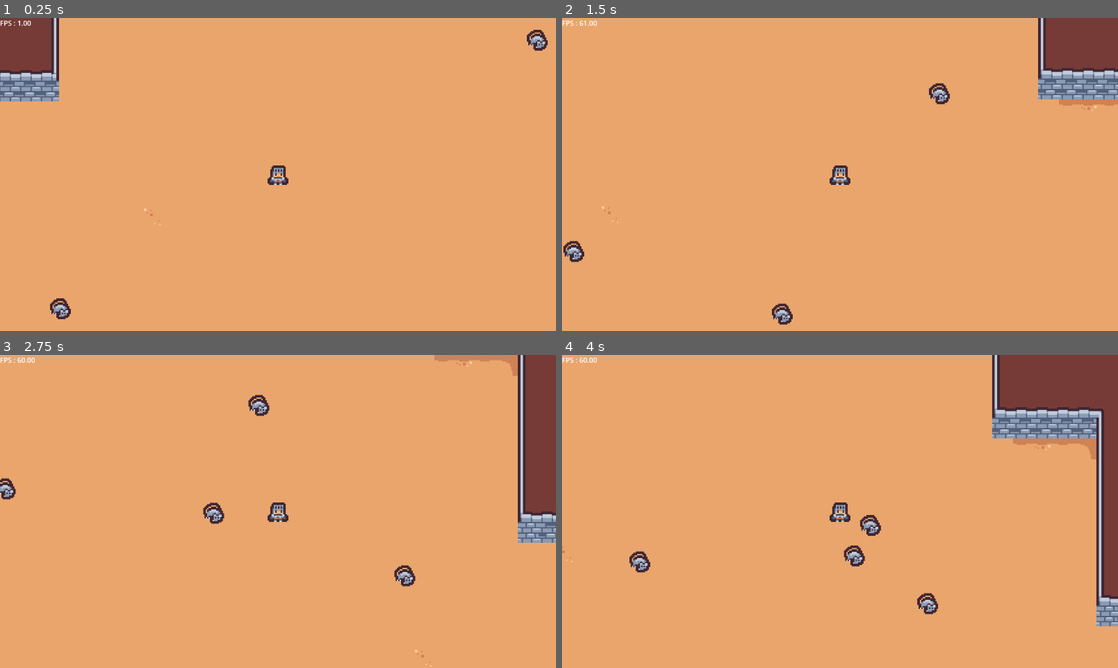
Above: before the commit, frames 1-4 (two rows, left to right).
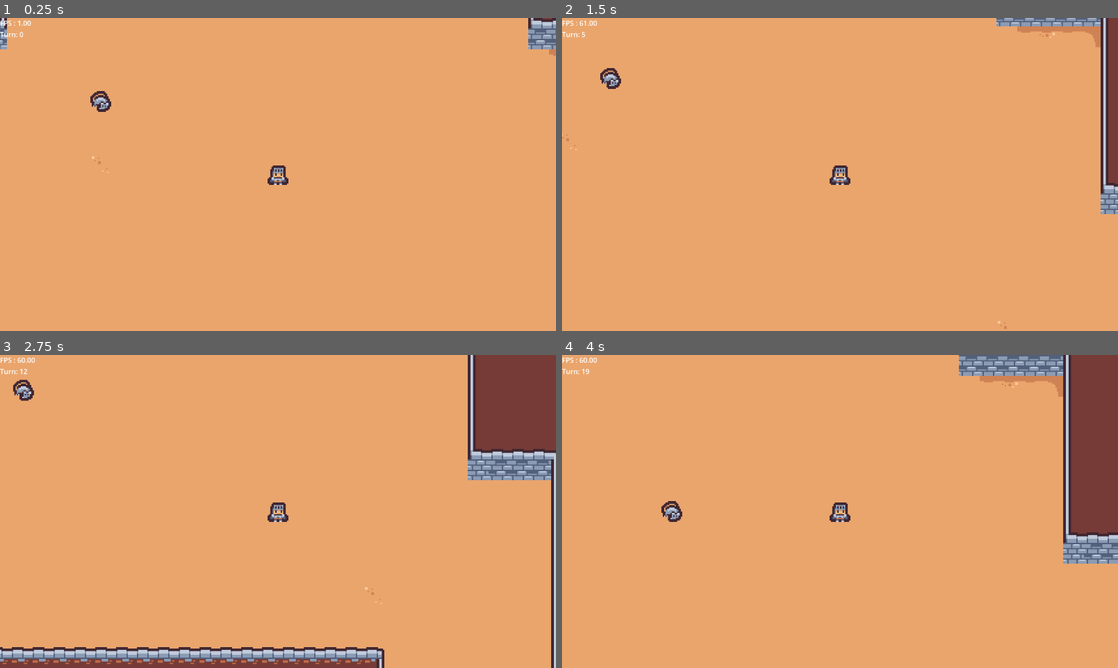
Above: after the commit, the same moments.

Repository: andarms/turn_base_tdb
Game: Godot game, scene res://main.tscn
Same seed, same stepped clock (60 frames per second), same inputs: the game is played once before the commit and once after it.
Inputs:
- Up to frame 1 (0.25 s): no input
- Up to frame 2 (1.5 s): hold Right (right) 0.53-1.28 s; hold Down (down) from 1.28 s (still down)
- Up to frame 3 (2.75 s): release Down (down) at 2.03 s; hold Right (right) from 2.03 s (still down)
- Up to frame 4 (4 s): release Right (right) at 2.78 s; hold Up (up) 2.78-3.53 s; hold Left (left) from 3.53 s (still down)

The runs differ from the first frame. In frame 1, 3.7% of the frame differs, in the area x 0-100%, y 0-97%; in frame 2, 5.8%; in frame 3, 12%, in the area x 0-100%, y 0-100%; in frame 4, 9.9%.

Commit message:
turn mananger

Diff:
--- a/main.tscn
+++ b/main.tscn
@@ -1,9 +1,14 @@
-[gd_scene load_steps=5 format=3 uid="uid://ccyfkp54sosas"]
+[gd_scene load_steps=8 format=3 uid="uid://ccyfkp54sosas"]
 
 [ext_resource type="PackedScene" uid="uid://jvlxsi4bic1l" path="res://src/entities/player/player.tscn" id="2_hiq2x"]
 [ext_resource type="TileSet" uid="uid://yor0f3hx1010" path="res://tiny_dunguon_tileset.tres" id="2_m7qcl"]
 [ext_resource type="Script" path="res://src/debug/fps.gd" id="4_8rjxf"]
-[ext_resource type="PackedScene" uid="uid://do0d53gt66oah" path="res://src/entities/enemies/enemy.tscn" id="4_aaqsi"]
+[ext_resource type="Script" path="res://src/components/damage.gd" id="5_fo6ru"]
+[ext_resource type="Script" path="res://src/components/hitbox.gd" id="5_o6aha"]
+[ext_resource type="PackedScene" uid="uid://do0d53gt66oah" path="res://src/entities/enemies/enemy.tscn" id="6_5808j"]
+
+[sub_resource type="RectangleShape2D" id="RectangleShape2D_qpiij"]
+size = Vector2(16, 16)
 
 [node name="Node2D" type="Node2D"]
 
@@ -13,24 +18,13 @@
 layer_0/tile_data = PackedInt32Array(-65552, 131072, 1, -16, 0, 4, 65520, 0, 4, 131056, 0, 4, 196592, 0, 4, 262128, 0,  …(17312 unchanged characters)…
 
 [node name="Player" parent="." instance=ExtResource("2_hiq2x")]
+position = Vector2(80, 80)
 
-[node name="PlayerMovement" parent="Player" index="2" node_paths=PackedStringArray("map")]
+[node name="PlayerMovement" parent="Player" index="1" node_paths=PackedStringArray("map")]
 map = NodePath("../../TileMap")
 
 [node name="Camera2D" type="Camera2D" parent="Player"]
 zoom = Vector2(3, 3)
-
-[node name="Enemy" parent="." instance=ExtResource("4_aaqsi")]
-position = Vector2(-136, 152)
-
-[node name="Enemy2" parent="." instance=ExtResource("4_aaqsi")]
-position = Vector2(120, 200)
-
-[node name="Enemy3" parent="." instance=ExtResource("4_aaqsi")]
-position = Vector2(360, 248)
-
-[node name="Enemy4" parent="." instance=ExtResource("4_aaqsi")]
-position = Vector2(248, -72)
 
 [node name="CanvasLayer" type="CanvasLayer" parent="."]
 
@@ -39,4 +33,19 @@
 offset_bottom = 23.0
 script = ExtResource("4_8rjxf")
 
+[node name="HitBox" type="Area2D" parent="." node_paths=PackedStringArray("damage")]
+position = Vector2(8, 24)
+script = ExtResource("5_o6aha")
+damage = NodePath("../Damage")
+
+[node name="CollisionShape2D" type="CollisionShape2D" parent="HitBox"]
+shape = SubResource("RectangleShape2D_qpiij")
+
+[node name="Damage" type="Node" parent="."]
+script = ExtResource("5_fo6ru")
+amount = 10
+
+[node name="Enemy" parent="." instance=ExtResource("6_5808j")]
+position = Vector2(-56, 24)
+
 [editable path="Player"]
--- a/project.godot
+++ b/project.godot
@@ -19,6 +19,8 @@
 [autoload]
 
 WorldState="*res://src/managers/world_state.gd"
+AssetsReferences="*res://src/managers/assets_references.gd"
+TurnManager="*res://src/managers/turn_manager.gd"
 
 [display]
 
--- a/src/ai/core/nodes/agent.gd
+++ b/src/ai/core/nodes/agent.gd
@@ -2,19 +2,19 @@
 class_name Agent extends HTNP
 
 var percents: Dictionary = {Percents.FOOD_LOCATION: [Vector2i(20, 15)]}
-# Percents.TARGET: Vector2i(19, 3)
 @export var planner: Planner
 
 var plan: Array[Action] = []
 var current_action: Action = null
 
 
+func _ready() -> void:
+	TurnManager.next_turn.connect(on_next_turn)
+
+
 func _process(delta: float) -> void:
-	if not current_action and plan.is_empty():
-		plan = get_new_plan()
 	if not current_action:
-		current_action = plan.pop_front()
-		current_action.setup(percents)
+		return
 	var valid = current_action.validate_preconditions(percents)
 	if not valid:
 		return
@@ -31,6 +31,14 @@
 			return
 
 
+func on_next_turn() -> void:
+	if not current_action and plan.is_empty():
+		plan = get_new_plan()
+	if not current_action:
+		current_action = plan.pop_front()
+		current_action.setup(percents)
+
+
 ## There are three conditions that will force the planner to find a new plan:
 ## 1. The agent finishes or fails the current plan
 ## 2. The agent does not have a plan
--- /dev/null
+++ b/src/components/damage.gd
@@ -0,0 +1,15 @@
+class_name Damage extends Node
+
+@export var amount: int = 0
+
+
+func calcaulate_damage() -> Array[int]:
+	var calculated = amount
+	var critial = randi() % 100
+	if is_critical(critial):
+		calculated *= 2
+	return [calculated, critial]
+
+
+func is_critical(critical: int) -> bool:
+	return critical < 10
--- /dev/null
+++ b/src/components/damage_indicator/damage_indicator.gd
@@ -0,0 +1,5 @@
+class_name DamageIndicator extends Node2D
+
+
+func set_damage(damage: int):
+	$Label.text = str(damage)
--- /dev/null
+++ b/src/components/damage_indicator/damage_indicator.tscn
@@ -0,0 +1,93 @@
+[gd_scene load_steps=5 format=3 uid="uid://bph1blsfbmjex"]
+
+[ext_resource type="Script" path="res://src/components/damage_indicator/damage_indicator.gd" id="1_sxrha"]
+
+[sub_resource type="Animation" id="Animation_b5nij"]
+length = 0.001
+tracks/0/type = "value"
+tracks/0/imported = false
+tracks/0/enabled = true
+tracks/0/path = NodePath(".:scale")
+tracks/0/interp = 1
+tracks/0/loop_wrap = true
+tracks/0/keys = {
+"times": PackedFloat32Array(0),
+"transitions": PackedFloat32Array(1),
+"update": 0,
+"values": [Vector2(1, 1)]
+}
+tracks/1/type = "value"
+tracks/1/imported = false
+tracks/1/enabled = true
+tracks/1/path = NodePath(".:modulate")
+tracks/1/interp = 1
+tracks/1/loop_wrap = true
+tracks/1/keys = {
+"times": PackedFloat32Array(0),
+"transitions": PackedFloat32Array(1),
+"update": 0,
+"values": [Color(1, 1, 1, 1)]
+}
+
+[sub_resource type="Animation" id="Animation_xi6si"]
+resource_name = "show_damage"
+tracks/0/type = "method"
+tracks/0/imported = false
+tracks/0/enabled = true
+tracks/0/path = NodePath(".")
+tracks/0/interp = 1
+tracks/0/loop_wrap = true
+tracks/0/keys = {
+"times": PackedFloat32Array(1),
+"transitions": PackedFloat32Array(1),
+"values": [{
+"args": [],
+"method": &"queue_free"
+}]
+}
+tracks/1/type = "value"
+tracks/1/imported = false
+tracks/1/enabled = true
+tracks/1/path = NodePath(".:scale")
+tracks/1/interp = 1
+tracks/1/loop_wrap = true
+tracks/1/keys = {
+"times": PackedFloat32Array(0, 0.2, 1),
+"transitions": PackedFloat32Array(1, 1, 1),
+"update": 0,
+"values": [Vector2(1, 1), Vector2(1, 1), Vector2(0.5, 0.5)]
+}
+tracks/2/type = "value"
+tracks/2/imported = false
+tracks/2/enabled = true
+tracks/2/path = NodePath(".:modulate")
+tracks/2/interp = 1
+tracks/2/loop_wrap = true
+tracks/2/keys = {
+"times": PackedFloat32Array(0, 0.2, 1),
+"transitions": PackedFloat32Array(1, 1, 1),
+"update": 0,
+"values": [Color(1, 1, 1, 1), Color(1, 1, 1, 1), Color(1, 1, 1, 0)]
+}
+
+[sub_resource type="AnimationLibrary" id="AnimationLibrary_xiq5f"]
+_data = {
+"RESET": SubResource("Animation_b5nij"),
+"show_damage": SubResource("Animation_xi6si")
+}
+
+[node name="DamageIndicator" type="Node2D"]
+script = ExtResource("1_sxrha")
+
+[node name="Label" type="Label" parent="."]
+offset_right = 40.0
+offset_bottom = 23.0
+text = "0"
+vertical_alignment = 1
+clip_text = true
+
+[node name="AnimationPlayer" type="AnimationPlayer" parent="."]
+libraries = {
+"": SubResource("AnimationLibrary_xiq5f")
+}
+autoplay = "show_damage"
--- /dev/null
+++ b/src/components/health.gd
@@ -0,0 +1,21 @@
+class_name Health extends Node2D
+
+signal dead
+
+@export var max_health: int
+@export var current: int
+
+
+func _ready():
+	current = max_health
+
+
+func _process(_delta):
+	if current <= 0:
+		dead.emit()
+
+
+func take_damage(damage: int):
+	current -= damage
+	if current <= 0:
+		dead.emit()
--- /dev/null
+++ b/src/components/hitbox.gd
@@ -0,0 +1,19 @@
+class_name HitBox extends Area2D
+
+signal hit(area: Area2D)
+
+@export var damage: Damage
+
+
+func _ready() -> void:
+	area_entered.connect(_on_area_entered)
+
+
+func _on_area_entered(area: Area2D) -> void:
+	if area is HurtBox:
+		var result = damage.calcaulate_damage()
+		if damage.is_critical(result[1]):
+			print("Critical Hit!")
+		area.take_damage(result[0])
+		AssetsReferences.create_damage_indicator(area.position, result[0])
+		hit.emit(area)
--- /dev/null
+++ b/src/components/hurtbox.gd
@@ -0,0 +1,8 @@
+class_name HurtBox extends Area2D
+
+@export var healt: Health
+
+
+func take_damage(damage):
+	print("HurtBox: take_damage")
+	healt.take_damage(damage)
--- a/src/debug/fps.gd
+++ b/src/debug/fps.gd
@@ -9,3 +9,5 @@
 # Called every frame. 'delta' is the elapsed time since the previous frame.
 func _process(_delta: float) -> void:
 	text = "FPS : %0.2f" % Engine.get_frames_per_second()
+	text += "\n"
+	text += "Turn: %d" % TurnManager.current_turn
--- a/src/entities/player/player.tscn
+++ b/src/entities/player/player.tscn
@@ -1,15 +1,14 @@
-[gd_scene load_steps=3 format=3 uid="uid://jvlxsi4bic1l"]
+[gd_scene load_steps=6 format=3 uid="uid://jvlxsi4bic1l"]
 
 [ext_resource type="Texture2D" uid="uid://cvq2ojfmxa1l7" path="res://assets/tiles/tilematiny_dungeon.png" id="1_opqjq"]
 [ext_resource type="Script" path="res://src/entities/player/player_movement.gd" id="2_rmvd3"]
+[ext_resource type="Script" path="res://src/components/health.gd" id="3_07qpe"]
+[ext_resource type="Script" path="res://src/components/hurtbox.gd" id="4_kb03k"]
+
+[sub_resource type="RectangleShape2D" id="RectangleShape2D_lg0n4"]
+size = Vector2(14, 14)
 
 [node name="Player" type="CharacterBody2D"]
-position = Vector2(40, 40)
-
-[node name="Sprite2D" type="Sprite2D" parent="."]
-texture = ExtResource("1_opqjq")
-region_enabled = true
-region_rect = Rect2(16, 128, 16, 16)
 
 [node name="RayCast2D" type="RayCast2D" parent="."]
 target_position = Vector2(0, 16)
@@ -19,3 +18,20 @@
 speed = 96.0
 body = NodePath("..")
 ray = NodePath("../RayCast2D")
+
+[node name="Health" type="Node2D" parent="."]
+script = ExtResource("3_07qpe")
+max_health = 100
+current = 100
+
+[node name="HurtBox" type="Area2D" parent="." node_paths=PackedStringArray("healt")]
+script = ExtResource("4_kb03k")
+healt = NodePath("../Health")
+
+[node name="CollisionShape2D" type="CollisionShape2D" parent="HurtBox"]
+shape = SubResource("RectangleShape2D_lg0n4")
+
+[node name="Sprite2D" type="Sprite2D" parent="."]
+texture = ExtResource("1_opqjq")
+region_enabled = true
+region_rect = Rect2(16, 128, 16, 16)
--- a/src/entities/player/player_movement.gd
+++ b/src/entities/player/player_movement.gd
@@ -53,3 +53,4 @@
 
 	target_position = map.map_to_local(target_tile)
 	is_moving = true
+	TurnManager.force_next_turn()
--- /dev/null
+++ b/src/managers/assets_references.gd
@@ -0,0 +1,10 @@
+extends Node
+
+var damage_indicator = preload("res://src/components/damage_indicator/damage_indicator.tscn")
+
+
+func create_damage_indicator(position: Vector2, damage: int):
+	var damage_indicator_instance = damage_indicator.instantiate()
+	get_tree().get_root().add_child(damage_indicator_instance)
+	damage_indicator_instance.position = position
+	damage_indicator_instance.set_damage(damage)
--- a/src/managers/turn_manager.gd
+++ b/src/managers/turn_manager.gd
@@ -1 +1,26 @@
 extends Node
+
+signal next_turn
+var current_turn = 0
+var turn_timer = Timer.new()
+
+
+func _ready() -> void:
+	next_turn.connect(_on_next_turn)
+	add_child(turn_timer)
+	turn_timer.set_wait_time(0.5)
+	turn_timer.timeout.connect(emit_next_turn)
+
+
+func _on_next_turn() -> void:
+	current_turn += 1
+
+
+func emit_next_turn() -> void:
+	next_turn.emit()
+
+
+func force_next_turn() -> void:
+	turn_timer.stop()
+	turn_timer.start()
+	emit_next_turn()
